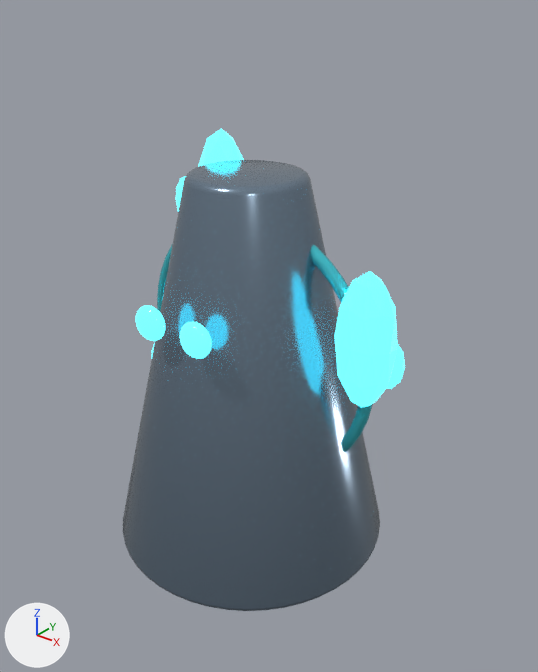
What one commit did to the glTF model public/models/enemies/wraith_v2.glb.
Before and after are seen from a 50 mm camera at (2.34, -2.76, 1.82) aimed at (0.1, 0.05, 0.08). The lights are fixed; the arrows at lower left show +X, +Y and +Z. The picture after the commit comes second. Where no turn or scale is listed for an object, it has been applied to the vertices. Vertices at exactly the same position are counted once.

Objects in the first picture: 'ENERGY_SHARD_EMISSIVE', 'ENERGY_SHARD_EMISSIVE.001', 'EYE_EMISSIVE', 'EYE_EMISSIVE.001', 'VARIANT_GEM_EMISSIVE', 'VARIANT_GEM_EMISSIVE.001', 'VARIANT_HALO_ACCENT', 'WRAITH_BODY_PRIMARY'.
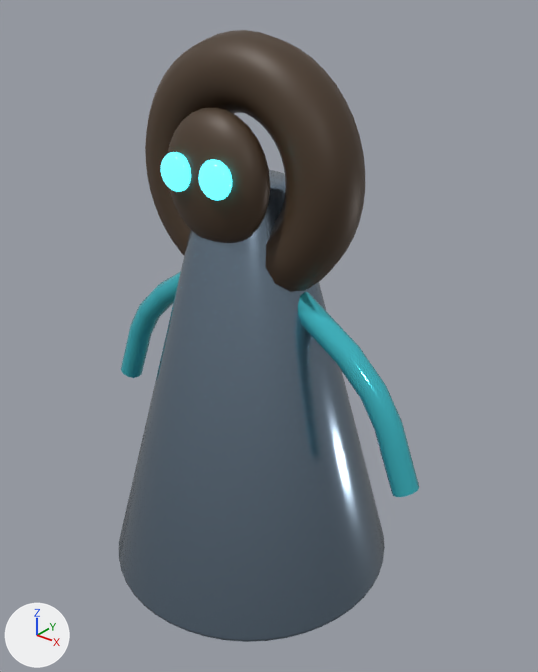
What differs and where, as boxes (x1, y1, x2, y2) in the pictures (538 x 672 px):
'WRAITH_BODY_PRIMARY', reshaped, moved
    before: (123, 160, 380, 611)
    after: (119, 170, 385, 642)
'SPECTRE_HOOD_SECONDARY', added (brown)
    after: (145, 30, 365, 292)
'VOID_FACE_SECONDARY', added (brown)
    after: (168, 108, 270, 243)
'ENERGY_SHARD_EMISSIVE', deleted (cyan)
    before: (335, 271, 398, 408)
'SPECTRE_ARM_ACCENT.001', added (cyan)
    after: (298, 292, 419, 497)
'SPECTRE_ARM_ACCENT', added (cyan)
    after: (121, 271, 181, 378)
'VARIANT_HALO_ACCENT', deleted (mostly hidden)
    before: (157, 244, 373, 453)
'EYE_EMISSIVE', moved
    before: (136, 305, 165, 341)
    after: (161, 152, 191, 192)
'ENERGY_SHARD_EMISSIVE.001', deleted (cyan)
    before: (198, 129, 244, 167)
'VARIANT_GEM_EMISSIVE', deleted
    before: (386, 345, 405, 389)
'VARIANT_GEM_EMISSIVE.001', deleted (mostly hidden)
    before: (176, 176, 186, 211)

The change, as a list of edits to the scene's bpy script:
```text
Add mat_deep_secondary:
    mat_deep_secondary = principled_material('DEEP_SECONDARY')
    mat_deep_secondary.base_color = (0.075, 0.045, 0.025)  # brown #4d3c2c
    mat_deep_secondary.metallic = 0.12
    mat_deep_secondary.roughness = 0.48
Change me_cone_203:
    used by ob_wraith_body_primary; location = (0.0, 0.0, -0.1)
    remove me_cone_203.from_pydata(...)  # 384 vertices, 764 faces; spans x -0.77..0.77, y -0.77..0.77, z -1.05..1.05
    add me_cone_203.from_pydata(...)  # 384 vertices, 764 faces; spans x -0.81..0.81, y -0.81..0.81, z -1.12..1.12
    me_cone_203 part 1: 384 of 384 vertices moved; they spanned x -0.77..0.77, y -0.77..0.77, z -1.05..1.05 and now span x -0.81..0.81, y -0.81..0.81, z -1.12..1.12; mean shift (0.0, 0.0, 0.0)
Add me_spectre_arm_001:
    me_spectre_arm_001.from_pydata(...)  # 84 vertices, 144 faces; spans x 0.238..1.064, y -0.07..0.07, z -0.509..0.436
    me_spectre_arm_001.materials.append(mat_deep_accent)  # cyan #50ddeb
Add me_spectre_arm:
    me_spectre_arm.from_pydata(...)  # 84 vertices, 144 faces; spans x -1.064..-0.238, y -0.07..0.07, z -0.509..0.436
    me_spectre_arm.materials.append(mat_deep_accent)  # cyan #50ddeb
Add me_sphere_133:
    me_sphere_133.from_pydata(...)  # a UV sphere (28 segments, 14 rings, poles along z) spanning x -0.3..0.3, y -0.14..0.14, z -0.32..0.32
    me_sphere_133.materials.append(mat_deep_secondary)  # brown #4d3c2c
Add me_torus_087:
    me_torus_087.from_pydata(...)  # a torus around y (ring radius 0.46, tube radius 0.18) spanning x -0.64..0.64, y -0.18..0.18, z -0.64..0.64
    me_torus_087.materials.append(mat_deep_secondary)  # brown #4d3c2c
Change ob_wraith_body_primary:
    ob_wraith_body_primary.location: (0.0, 0.0, -0.1) -> (0.0, 0.0, -0.2)
Remove ob_energy_shard_emissive:
    ob_energy_shard_emissive = bpy.data.objects.new('ENERGY_SHARD_EMISSIVE', me_icosphere_255)
    ob_energy_shard_emissive.location = (0.72, 0.0, 0.25)
Remove ob_energy_shard_emissive_001:
    ob_energy_shard_emissive_001 = bpy.data.objects.new('ENERGY_SHARD_EMISSIVE.001', me_icosphere_256)
    ob_energy_shard_emissive_001.location = (-0.36, 0.217, 0.726)
Change ob_eye_emissive:
    ob_eye_emissive.location: (-0.15, -0.56, 0.3) -> (-0.12, -0.36, 1.0)
Remove ob_variant_halo_accent:
    ob_variant_halo_accent = bpy.data.objects.new('VARIANT_HALO_ACCENT', me_torus_158)
    ob_variant_halo_accent.location = (0.0, 0.05, -0.015)
Remove ob_variant_gem_emissive:
    ob_variant_gem_emissive = bpy.data.objects.new('VARIANT_GEM_EMISSIVE', me_icosphere_258)
    ob_variant_gem_emissive.location = (0.772, 0.14, 0.094)
Remove ob_variant_gem_emissive_001:
    ob_variant_gem_emissive_001 = bpy.data.objects.new('VARIANT_GEM_EMISSIVE.001', me_icosphere_259)
    ob_variant_gem_emissive_001.location = (-0.548, 0.14, 0.686)
Add ob_spectre_arm_accent_001:
    ob_spectre_arm_accent_001 = bpy.data.objects.new('SPECTRE_ARM_ACCENT.001', me_spectre_arm_001)
    ob_spectre_arm_accent_001.location = (0.0, 0.0, 0.0)
Add ob_spectre_arm_accent:
    ob_spectre_arm_accent = bpy.data.objects.new('SPECTRE_ARM_ACCENT', me_spectre_arm)
    ob_spectre_arm_accent.location = (0.0, 0.0, 0.0)
Add ob_void_face_secondary:
    ob_void_face_secondary = bpy.data.objects.new('VOID_FACE_SECONDARY', me_sphere_133)
    ob_void_face_secondary.location = (0.0, -0.22, 0.96)
Add ob_spectre_hood_secondary:
    ob_spectre_hood_secondary = bpy.data.objects.new('SPECTRE_HOOD_SECONDARY', me_torus_087)
    ob_spectre_hood_secondary.location = (0.0, 0.0, 0.95)
```
